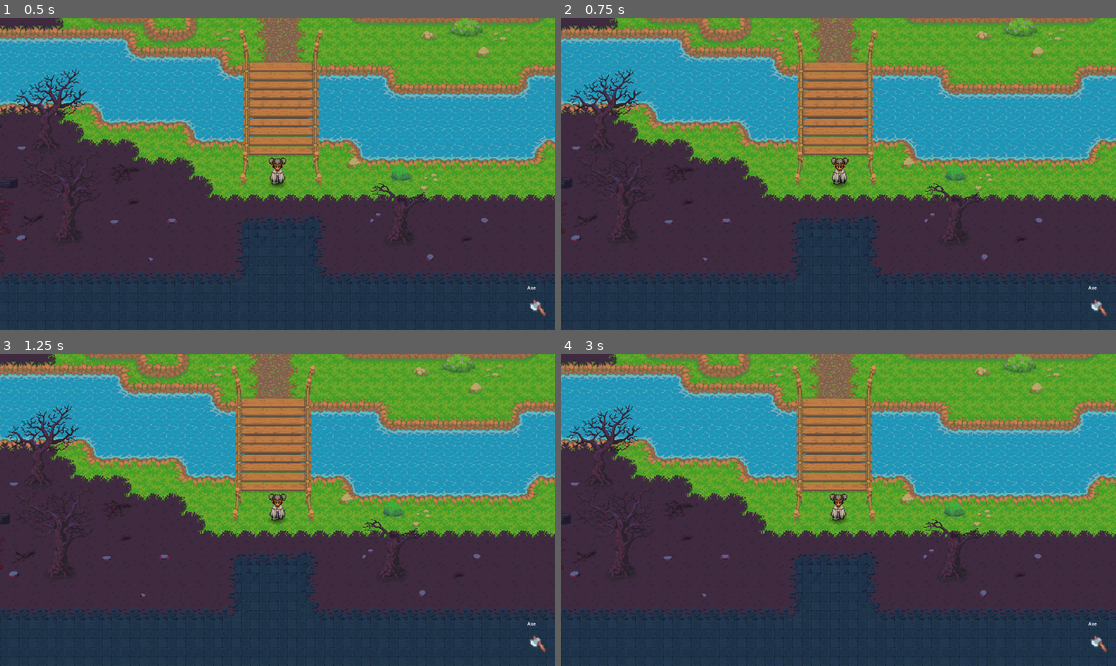
Above: before the commit, frames 1-4 (two rows, left to right).
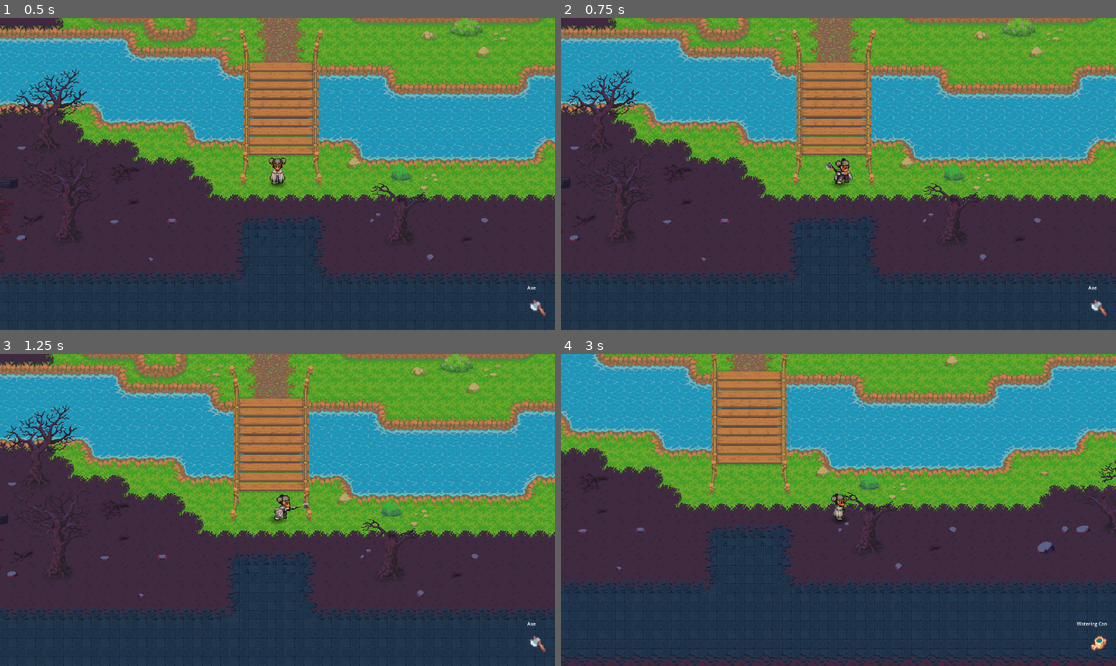
Above: after the commit, the same moments.

Repository: TheKangGaming/bloomblight
Game: Godot game, scene res://scenes/level/game.tscn
The game is run twice, just before and just after one commit, with the same random seed, the same clock (stepped at 60 frames per second) and the same inputs.
Inputs (mouse positions are in pixels of both pictures, inside the frame that each line leads up to):
- Up to frame 1 (0.5 s): no input
- Up to frame 2 (0.75 s): move the mouse to (960, 158) at 0.52 s; hold D (right) from 0.53 s (still down); hold Shift (run, bound only after the commit) from 0.53 s (still down); tap Space (action) at 0.6 s; click (960, 158) at 0.67 s
- Up to frame 3 (1.25 s): keep holding D (right); keep holding Shift (run, bound only after the commit)
- Up to frame 4 (3 s): move the mouse to (727, 525) at 1.27 s; release D (right) at 1.28 s; release Shift (run, bound only after the commit) at 1.28 s; hold S (down) 1.28-2.03 s; tap Shift (run, bound only after the commit) at 1.35 s; tap Space (action) at 1.55, 2.1 s; move the mouse to (894, 441) at 2.02 s; hold D (right) 2.03-2.78 s; hold Shift (run, bound only after the commit) 2.03-2.78 s; move the mouse to (810, 572) at 2.77 s; hold E (tool_forward) from 2.78 s (still down); tap F (plant) at 2.85 s; click (810, 572) at 2.92 s

Frame 1 is identical in both runs. In frame 2, 19% of the frame differs, in the area x 0-100%, y 0-100%; in frame 3, 20%; in frame 4, 53%.

Commit message:
Implement Run

Diff:
--- a/project.godot
+++ b/project.godot
@@ -94,6 +94,11 @@
 "events": [Object(InputEventKey,"resource_local_to_scene":false,"resource_name":"","device":-1,"window_id":0,"alt_press …(192 unchanged characters)…
 ]
 }
+run={
+"deadzone": 0.2,
+"events": [Object(InputEventKey,"resource_local_to_scene":false,"resource_name":"","device":-1,"window_id":0,"alt_pressed":false,"shift_pressed":false,"ctrl_pressed":false,"meta_pressed":false,"pressed":false,"keycode":0,"physical_keycode":4194325,"key_label":0,"unicode":0,"location":0,"echo":false,"script":null)
+]
+}
 
 [layer_names]
 
--- a/scenes/player/player.gd
+++ b/scenes/player/player.gd
@@ -8,7 +8,9 @@
 
 var direction: Vector2
 var last_direction: Vector2 = Vector2.DOWN
-var speed:= 200
+@export var walk_speed := 150
+@export var run_speed := 250
+var current_speed := walk_speed
 var can_move : bool = true
 var current_tool: Tools = Tools.AXE
 
@@ -35,7 +37,7 @@
 	else:
 		$Sounds/StepsTimer.stop()
 
-	velocity = direction * speed * int(can_move)
+	velocity = direction * current_speed * int(can_move)
 	move_and_slide()
 	animation()
 
@@ -43,6 +45,11 @@
 
 func get_input():
 	direction = Input.get_vector('left','right','up','down')
+
+	if Input.is_action_pressed('run'):
+		current_speed = run_speed
+	else:
+		current_speed = walk_speed
 
 	if Input.is_action_just_pressed('action'):
 		# 1. Find the Player's Center (Move up 16px from feet)
@@ -81,8 +88,13 @@
 
 func animation():
 	if direction:
-		move_state_machine.travel('move')
-		update_animation_blend_positions(direction) # Reuse the helper function
+		if current_speed == run_speed:
+			move_state_machine.travel('run')
+		else:
+			# Assuming you renamed the 'move' state to 'walk' in the AnimationTree
+			move_state_machine.travel('walk')
+
+		update_animation_blend_positions(direction)
 	else:
 		move_state_machine.travel('idle')
 
@@ -90,6 +102,7 @@
 	var blend_pos = Vector2(round(target_vec.x), round(target_vec.y))
 	$AnimationTree.set('parameters/MoveStateMachine/move/blend_position', blend_pos)
 	$AnimationTree.set('parameters/MoveStateMachine/idle/blend_position', blend_pos)
+	$AnimationTree.set('parameters/MoveStateMachine/run/blend_position', blend_pos)
 
 	for state in tool_connection.values():
 		$AnimationTree.set('parameters/ToolStateMachine/' + state + '/blend_position', blend_pos)
--- a/scenes/player/player.tscn
+++ b/scenes/player/player.tscn
@@ -1657,20 +1657,28 @@
 blend_point_8/node = SubResource("AnimationNodeAnimation_lgqa7")
 blend_point_8/pos = Vector2(0, 0)
 
+[sub_resource type="AnimationNodeBlendSpace2D" id="AnimationNodeBlendSpace2D_5gtgg"]
+
 [sub_resource type="AnimationNodeStateMachineTransition" id="AnimationNodeStateMachineTransition_dovo2"]
 advance_mode = 2
 
-[sub_resource type="AnimationNodeStateMachineTransition" id="AnimationNodeStateMachineTransition_gmlin"]
-
-[sub_resource type="AnimationNodeStateMachineTransition" id="AnimationNodeStateMachineTransition_lvxji"]
+[sub_resource type="AnimationNodeStateMachineTransition" id="AnimationNodeStateMachineTransition_h17s1"]
+
+[sub_resource type="AnimationNodeStateMachineTransition" id="AnimationNodeStateMachineTransition_je7p5"]
+
+[sub_resource type="AnimationNodeStateMachineTransition" id="AnimationNodeStateMachineTransition_fm80t"]
+
+[sub_resource type="AnimationNodeStateMachineTransition" id="AnimationNodeStateMachineTransition_gx1jg"]
 
 [sub_resource type="AnimationNodeStateMachine" id="AnimationNodeStateMachine_lvxji"]
 states/idle/node = SubResource("AnimationNodeBlendSpace2D_75vfm")
 states/idle/position = Vector2(326, 100)
 states/move/node = SubResource("AnimationNodeBlendSpace2D_fcs02")
-states/move/position = Vector2(539, 100)
-transitions = ["Start", "idle", SubResource("AnimationNodeStateMachineTransition_dovo2"), "idle", "move", SubResource("AnimationNodeStateMachineTransition_gmlin"), "move", "idle", SubResource("AnimationNodeStateMachineTransition_lvxji")]
-graph_offset = Vector2(-313, -208)
+states/move/position = Vector2(755, 100)
+states/run/node = SubResource("AnimationNodeBlendSpace2D_5gtgg")
+states/run/position = Vector2(529, 100)
+transitions = ["Start", "idle", SubResource("AnimationNodeStateMachineTransition_dovo2"), "idle", "run", SubResource("AnimationNodeStateMachineTransition_h17s1"), "run", "idle", SubResource("AnimationNodeStateMachineTransition_je7p5"), "move", "run", SubResource("AnimationNodeStateMachineTransition_fm80t"), "run", "move", SubResource("AnimationNodeStateMachineTransition_gx1jg")]
+graph_offset = Vector2(-287, -109)
 
 [sub_resource type="AnimationNodeOneShot" id="AnimationNodeOneShot_dovo2"]
 
@@ -1840,6 +1848,7 @@
 graph_offset = Vector2(-206, -263)
 
 [sub_resource type="AnimationNodeBlendTree" id="AnimationNodeBlendTree_6eyoc"]
+graph_offset = Vector2(-233.63931, 64.65268)
 nodes/output/position = Vector2(1100, 220)
 nodes/ToolStateMachine/node = SubResource("AnimationNodeStateMachine_vwwfy")
 nodes/ToolStateMachine/position = Vector2(280, 380)
@@ -1895,7 +1904,6 @@
 libraries/ = SubResource("AnimationLibrary_atpat")
 
 [node name="AnimationTree" type="AnimationTree" parent="." unique_id=184387378]
-active = false
 tree_root = SubResource("AnimationNodeBlendTree_6eyoc")
 anim_player = NodePath("../AnimationPlayer")
 parameters/ToolStateMachine/axe/blend_position = Vector2(-0.368759, 0.645492)
@@ -1903,6 +1911,7 @@
 parameters/ToolStateMachine/water/blend_position = Vector2(0, 0)
 parameters/MoveStateMachine/idle/blend_position = Vector2(0, 0)
 parameters/MoveStateMachine/move/blend_position = Vector2(0, 0)
+parameters/MoveStateMachine/run/blend_position = Vector2(0, 0)
 parameters/OneShot/active = false
 parameters/OneShot/internal_active = false
 parameters/OneShot/request = 0
